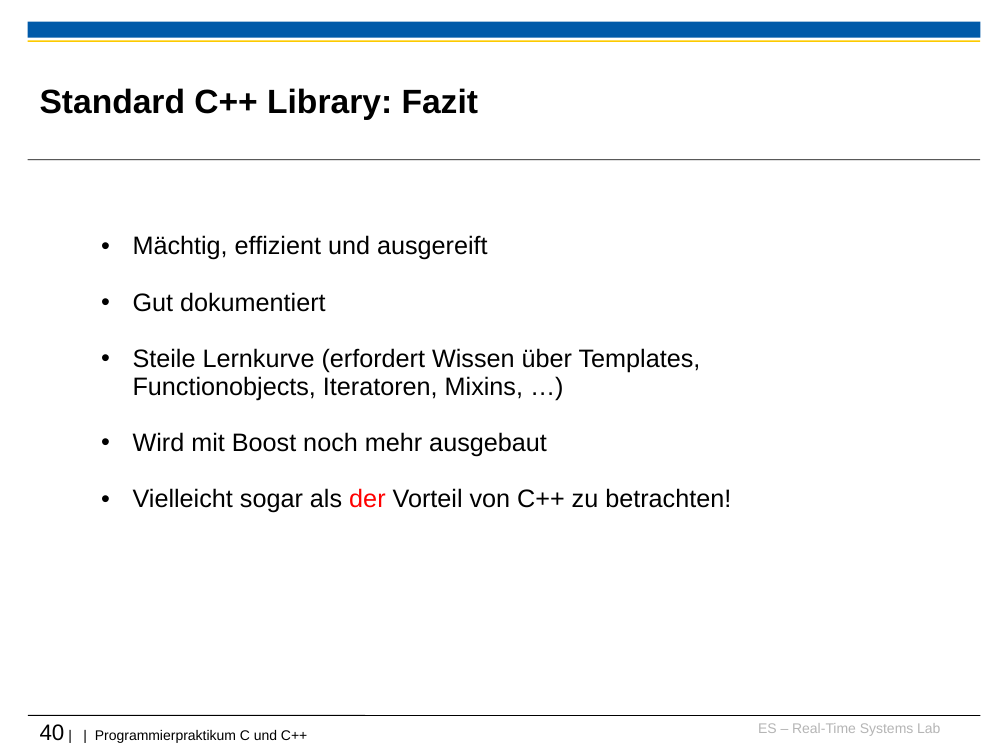
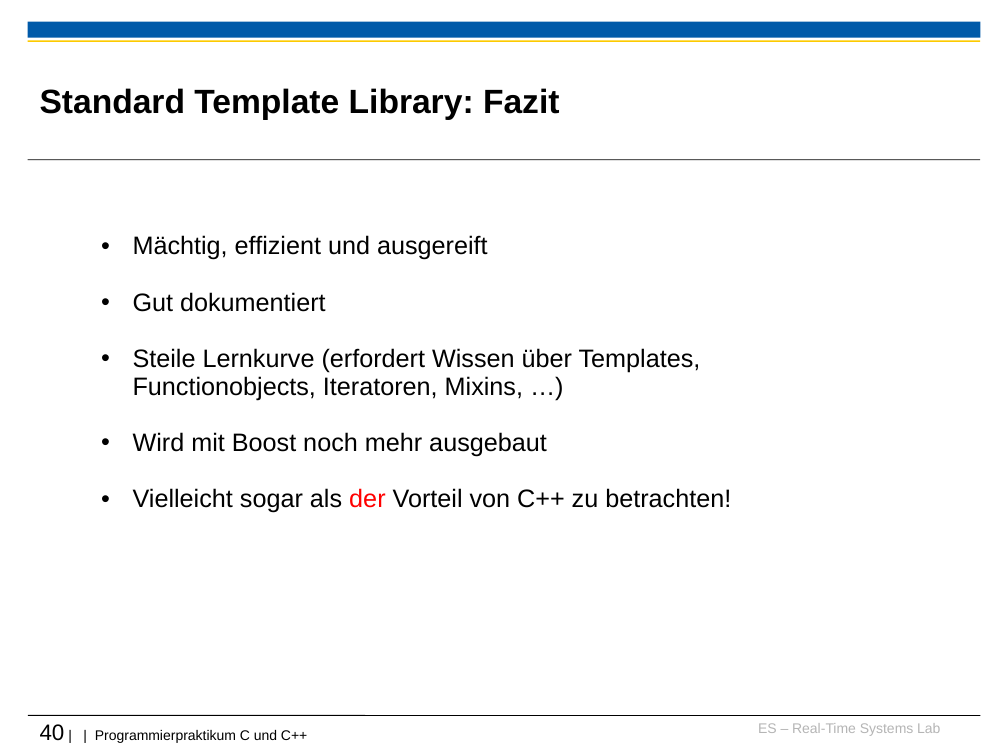
Before and after one commit to h82k/tud-cppp, a slide deck: slide 40 of Vorlesung/4 Fortgeschrittene Themen_F31.ppt. Drawn at 1008x756 pixels with LibreOffice and Linux fonts; fonts in the diff are those of the drawing; background and template pictures are left out. Boxes give left, top, right and bottom in pixels: in the first picture for what was removed or moved away, otherwise in the second. Text is boxed around its words. In the diff, an @@ line names an element or a change of style, - is before the commit and + after.

```diff
--- a/Vorlesung/4 Fortgeschrittene Themen_F31.ppt
+++ b/Vorlesung/4 Fortgeschrittene Themen_F31.ppt
@@ title at (40,88,560,120): text changed @@
-Standard C++ Library: Fazit
+Standard Template Library: Fazit
```
Also in this commit, not shown: 2 other files.
